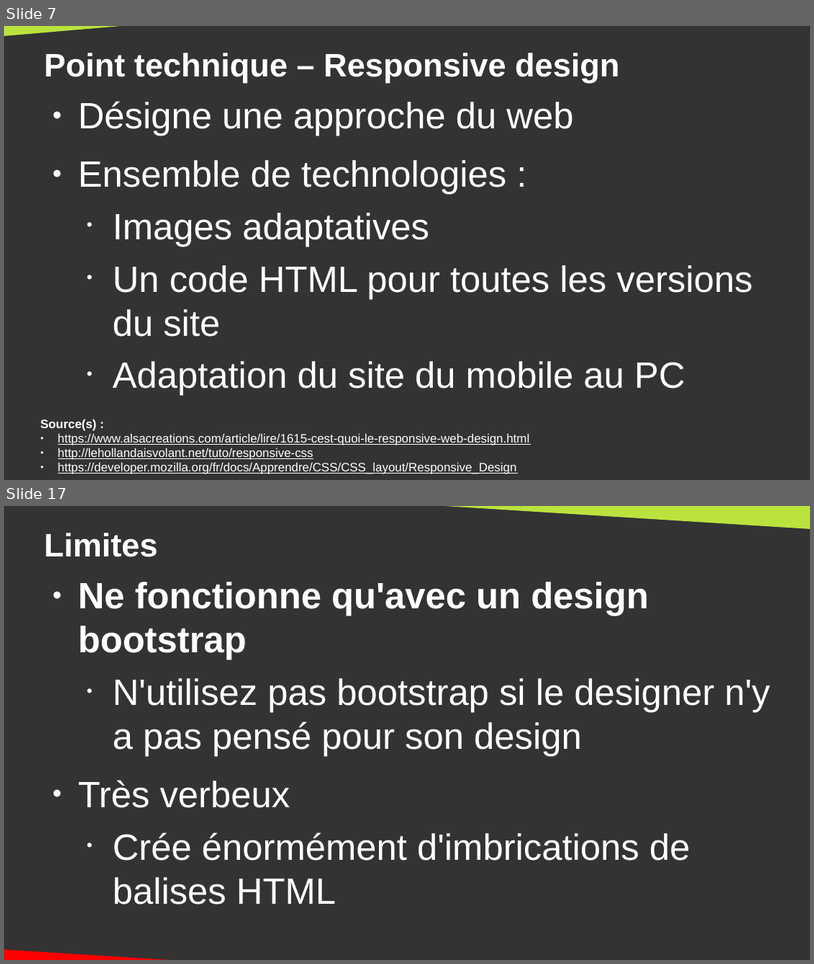
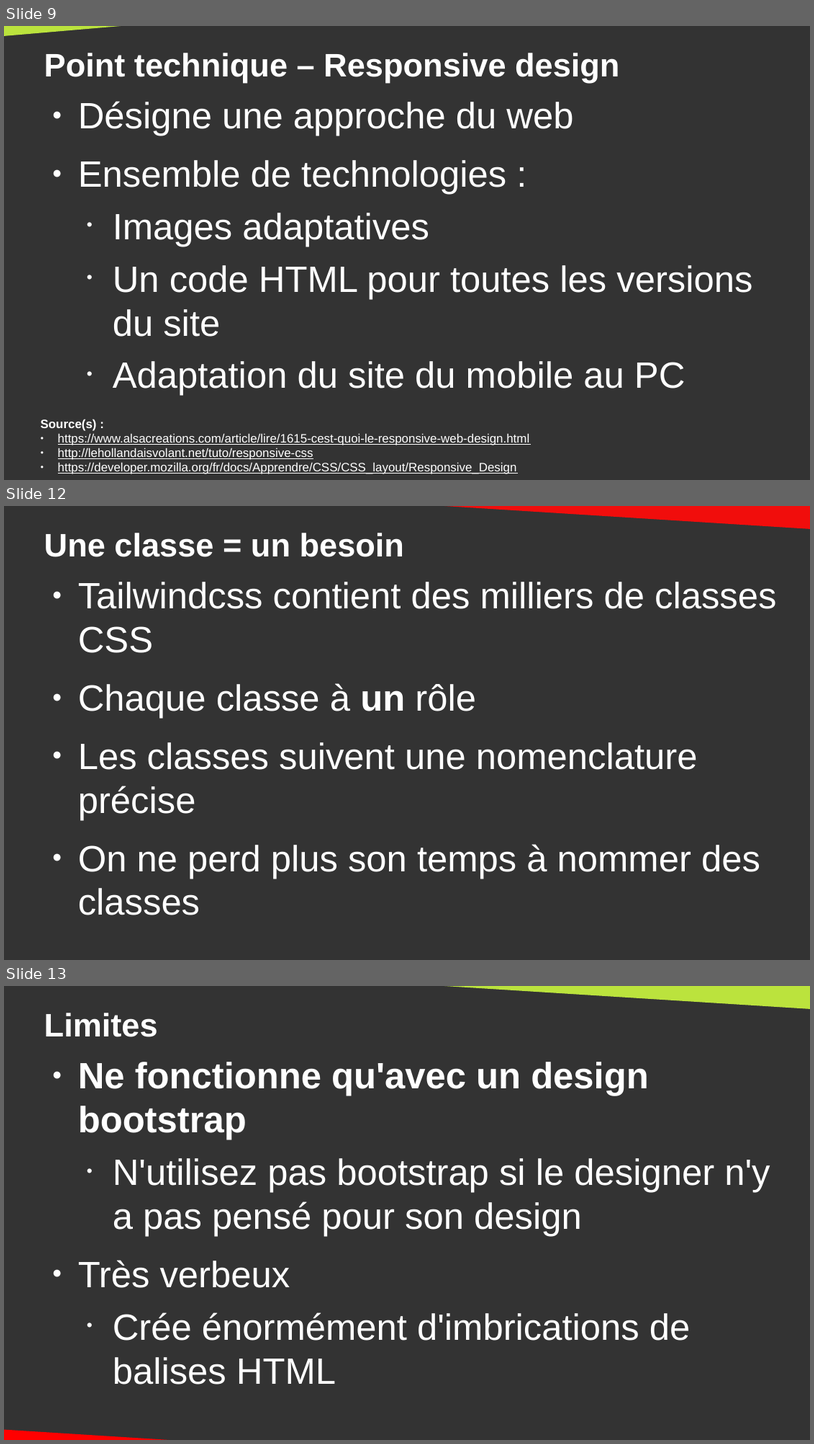
Before and after one commit to DanYellow/cours, a slide deck: integration-web-s2/cours-magistraux/numero-4/presentation.odp. Shown one above the other, each under a label of ours: slides 7 and 17 before the commit, slides 9, 12 and 13 after it; the slides between them are not shown. The pictures are 814x964 and 814x1444 pixels, drawn with LibreOffice and Linux fonts; fonts in the diff are those of the drawing. Boxes give left, top, right and bottom in pixels: in the first picture for what was removed or moved away, otherwise in the second. Text is boxed around its words. In the diff, an @@ line names an element or a change of style, - is before the commit and + after.

```diff
--- a/integration-web-s2/cours-magistraux/numero-4/presentation.odp
+++ b/integration-web-s2/cours-magistraux/numero-4/presentation.odp
@@ slide 12 added at (4,506,810,960), background #333333 @@
@@ right triangle added at (394,506,810,530), fill #F10D0C @@
@@ title added at (44,533,404,557), 32 pt, text #FFFFFF, bold @@
+Une classe = un besoin
@@ text added at (78,582,777,915), 36 pt, text #FFFFFF @@
+● Tailwindcss contient des milliers de classes CSS
+● Chaque classe à un rôle
+● Les classes suivent une nomenclature précise
+● On ne perd plus son temps à nommer des classes
@@ what was slide 7 is now slide 9 @@
@@ what was slide 17 is now slide 13 @@
```
Also in this commit, not shown: 3 slides changed, 5 other slides added, 10 slides removed, 46 other files.
